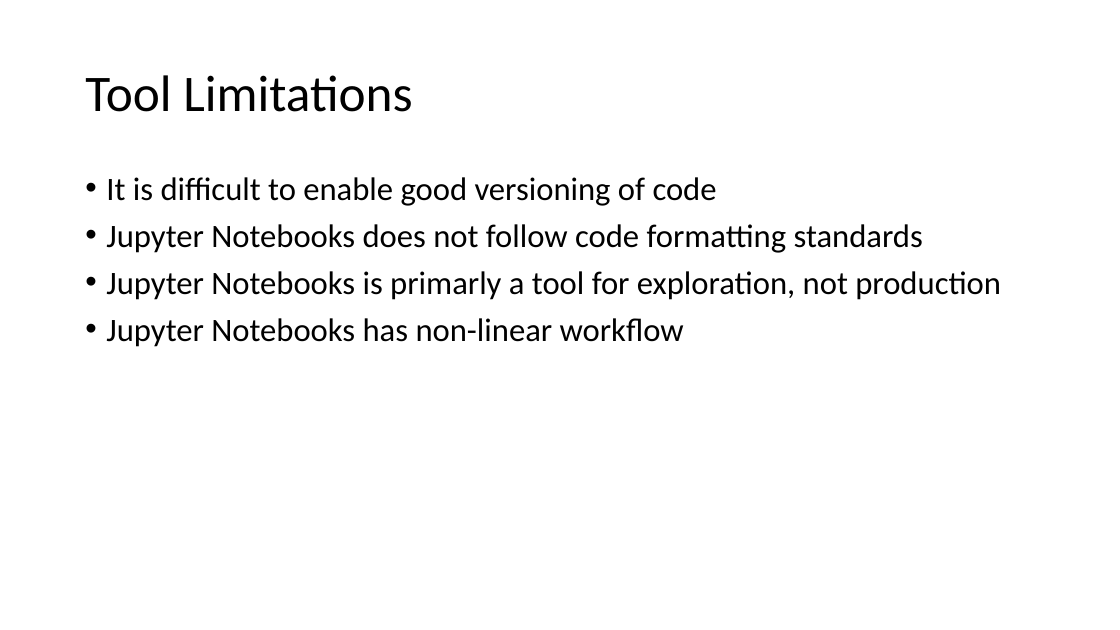
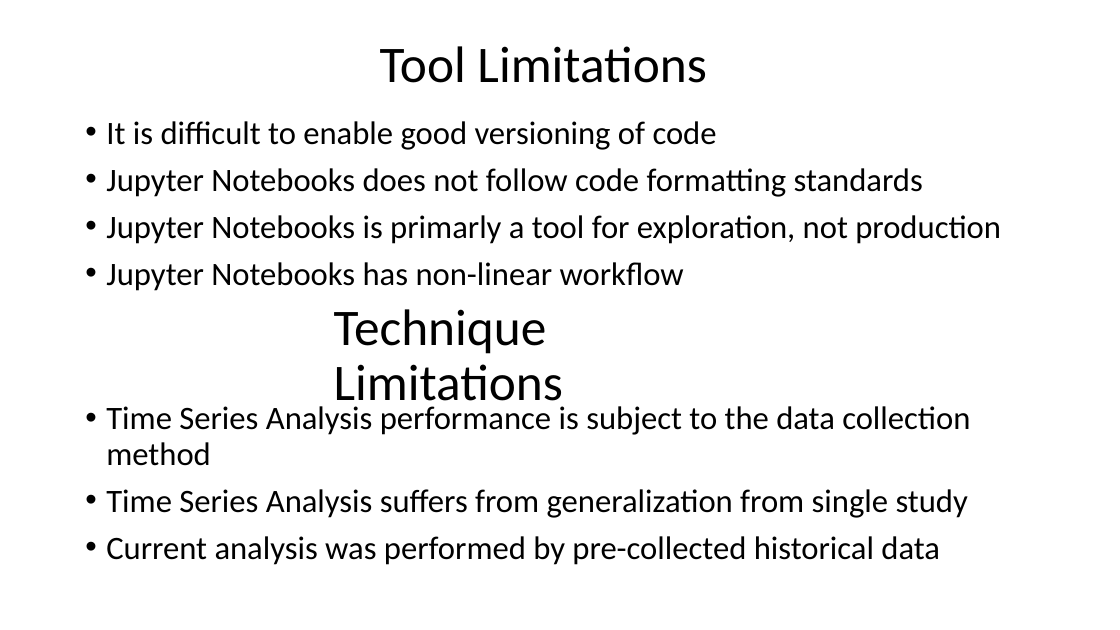
Before and after one commit to frymanation/D214-Capstone, a slide deck: slide 6 of Task 3/Jon Fryman - D214 - Task 3.pptx. Drawn at 1120x630 pixels with LibreOffice and Linux fonts; fonts in the diff are those of the drawing. Boxes give left, top, right and bottom in pixels: in the first picture for what was removed or moved away, otherwise in the second. Text is boxed around its words. In the diff, an @@ line names an element or a change of style, - is before the commit and + after.

```diff
--- a/Task 3/Jon Fryman - D214 - Task 3.pptx
+++ b/Task 3/Jon Fryman - D214 - Task 3.pptx
@@ title "Tool Limitations": place and size @@
-title "Tool Limitations" at (85, 75, 412, 112)
+title "Tool Limitations" at (380, 46, 706, 83)
@@ text "It is difficult to enable ...": place and size @@
-text "It is difficult to enable ..." at (106, 177, 1001, 347)
+text "It is difficult to enable ..." at (106, 121, 1001, 291)
@@ text added at (334, 309, 563, 413), 44 pt, text #000000 @@
+Technique Limitations
@@ text added at (106, 406, 970, 565), 28 pt, text #000000 @@
+• Time Series Analysis performance is subject to the data collection method
+• Time Series Analysis suffers from generalization from single study
+• Current analysis was performed by pre-collected historical data
```
Also in this commit, not shown: 7 other slides changed, 1 slide added, 2 slides removed.
